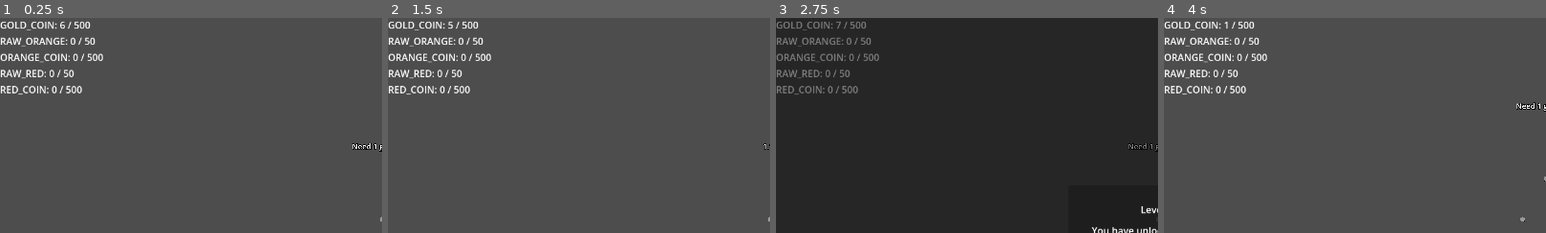
Above: before the commit, frames 1-4 (left to right).
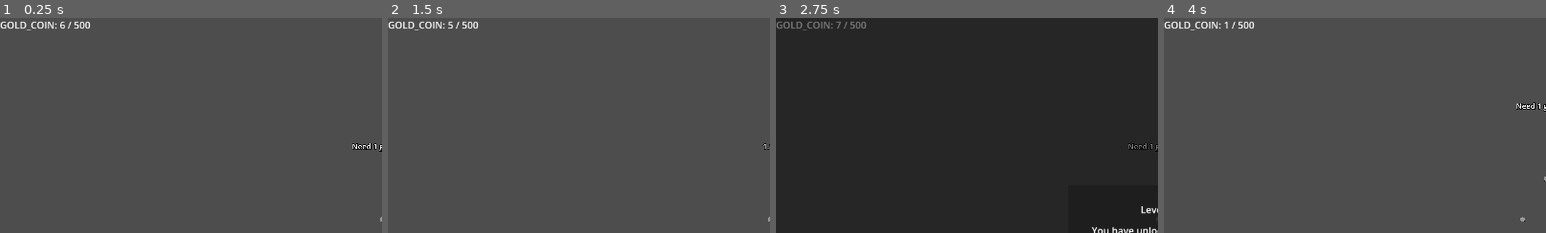
Above: after the commit, the same moments.

Repository: kjbrown-sandbox/pleenko
Game: Godot game, scene res://entities/main/main.tscn
Same seed, same stepped clock (60 frames per second), same inputs: the game is played once before the commit and once after it.
Inputs (mouse positions are % of the whole screen's width and height, from its top left):
- Up to frame 1 (0.25 s): no input
- Up to frame 2 (1.5 s): tap Enter at 0.5 s; move the mouse to (72, 45) at 0.52 s; hold Right (board_right) 0.53-1.28 s; hold Space (drop_coin) 0.53-1.28 s; click (72, 45) at 0.67 s; move the mouse to (30, 55) at 1.27 s; hold Left (board_left) from 1.28 s (still down); tap 1 (drop_unrefined) at 1.35 s
- Up to frame 3 (2.75 s): move the mouse to (60, 28) at 2.02 s; release Left (board_left) at 2.03 s; hold Right (board_right) from 2.03 s (still down); tap P at 2.1 s
- Up to frame 4 (4 s): release Right (board_right) at 2.75 s; click "Claim Reward" at 2.75 s; click "Add Rows — 6 gold (Lv 0)" at 3.5 s
The pictures show only the part of the screen within x 0-50%, y 0-50%; the shares and areas given below are measured in that part.

The runs differ from the first frame. In frame 1, 1.8% of the frame differs, in the area x 0-27%, y 8-36%; in frame 2, 1.8%; in frame 3, 1.5%; in frame 4, 1.8%.

Commit message:
Only show currencies if unlocked

Diff:
--- a/entities/board_manager/board_manager.gd
+++ b/entities/board_manager/board_manager.gd
@@ -78,6 +78,12 @@
 	board.board_rebuilt.connect(_on_board_rebuilt.bind(board))
 	_boards.append(board)
 
+func is_board_unlocked(type: Enums.BoardType) -> bool:
+	for board in _boards:
+		if board.board_type == type:
+			return true
+	return false
+
 
 func _on_currency_changed(type: Enums.CurrencyType, _new_balance: int, _new_cap: int) -> void:
 	match type:
--- a/entities/main/coin_values.gd
+++ b/entities/main/coin_values.gd
@@ -1,62 +1,85 @@
 extends VBoxContainer
 
 var _cap_buttons: Dictionary = {}  # CurrencyType -> Button
+var _visible_currencies: Array[Enums.CurrencyType] = [Enums.CurrencyType.GOLD_COIN]
+
+var _board_manager: BoardManager
 
 func _ready() -> void:
-   for currency_type in Enums.CurrencyType.values():
-      var row := HBoxContainer.new()
-      row.name = str(currency_type)
+	_board_manager = %BoardManager
+	_update_currencies()
 
-      var label := Label.new()
-      label.name = "Label"
-      var amount = CurrencyManager.get_balance(currency_type)
-      var cap = CurrencyManager.get_cap(currency_type)
-      var coin_name = Enums.CurrencyType.keys()[currency_type]
-      label.text = "%s: %d / %d" % [coin_name, amount, cap]
-      row.add_child(label)
+	CurrencyManager.currency_changed.connect(_on_currency_changed)
+	UpgradeManager.cap_raise_unlocked.connect(_on_cap_raise_unlocked)
 
-      # Add cap raise button (hidden until next board is unlocked)
-      if CurrencyManager.cap_raise_currency(currency_type) != -1:
-         var button := Button.new()
-         button.name = "CapButton"
-         button.focus_mode = Control.FOCUS_NONE
-         button.visible = false
-         button.pressed.connect(_on_cap_raise_pressed.bind(currency_type))
-         row.add_child(button)
-         _cap_buttons[currency_type] = button
-
-      add_child(row)
-
-   CurrencyManager.currency_changed.connect(_on_currency_changed)
-   UpgradeManager.cap_raise_unlocked.connect(_on_cap_raise_unlocked)
-
-   # Check if any cap raises are already available
-   _update_all_cap_buttons()
+	# Check if any cap raises are already available
+	_update_all_cap_buttons()
 
 
 func _on_currency_changed(type: Enums.CurrencyType, new_balance: int, cap: int) -> void:
-   var row = get_node(str(type))
-   var label = row.get_node("Label") as Label
-   var coin_name = Enums.CurrencyType.keys()[type]
-   label.text = "%s: %d / %d" % [coin_name, new_balance, cap]
-   _update_all_cap_buttons()
+	# Check if new currencies should become visible
+	if not _visible_currencies.has(type) and _is_board_for_coin_type_unlocked(type):
+		_visible_currencies.append(type)
+		_update_currencies()
+
+	# Update the label if this currency has a row
+	var row = find_child(str(type), false, false)
+	if row:
+		var label = row.get_node("Label") as Label
+		var coin_name = Enums.CurrencyType.keys()[type]
+		label.text = "%s: %d / %d" % [coin_name, new_balance, cap]
+		if new_balance >= cap:
+			label.add_color_override("font_color", Color(1, 0.15, 0.15))
+
+	_update_all_cap_buttons()
+
+
+func _is_board_for_coin_type_unlocked(coin_type: Enums.CurrencyType) -> bool:
+	match coin_type:
+		Enums.CurrencyType.ORANGE_COIN, Enums.CurrencyType.RAW_ORANGE:
+			return _board_manager.is_board_unlocked(Enums.BoardType.ORANGE)
+		Enums.CurrencyType.RED_COIN, Enums.CurrencyType.RAW_RED:
+			return _board_manager.is_board_unlocked(Enums.BoardType.RED)
+		_:
+			return true
+
+
+func _update_currencies() -> void:
+	# Clear existing rows
+	for child in get_children():
+		child.queue_free()
+
+	# Rebuild from _visible_currencies
+	for currency_type in _visible_currencies:
+		var row := HBoxContainer.new()
+		row.name = str(currency_type)
+
+		var label := Label.new()
+		label.name = "Label"
+		var amount = CurrencyManager.get_balance(currency_type)
+		var cap = CurrencyManager.get_cap(currency_type)
+		var coin_name = Enums.CurrencyType.keys()[currency_type]
+		label.text = "%s: %d / %d" % [coin_name, amount, cap]
+		row.add_child(label)
+
+		add_child(row)
 
 
 func _on_cap_raise_unlocked(_board_type: Enums.BoardType) -> void:
-   _update_all_cap_buttons()
+	_update_all_cap_buttons()
 
 
 func _on_cap_raise_pressed(type: Enums.CurrencyType) -> void:
-   CurrencyManager.buy_cap_raise(type)
+	CurrencyManager.buy_cap_raise(type)
 
 
 func _update_all_cap_buttons() -> void:
-   for currency_type in _cap_buttons:
-      var button: Button = _cap_buttons[currency_type]
-      var board: int = CurrencyManager.cap_raise_board(currency_type)
-      button.visible = board != -1 and UpgradeManager.is_cap_raise_available(board)
-      if button.visible:
-         var cost := CurrencyManager.get_cap_raise_cost(currency_type)
-         var raise_amount := CurrencyManager.cap_raise_amount(currency_type)
-         button.text = "+%d (%d)" % [raise_amount, cost]
-         button.disabled = not CurrencyManager.can_buy_cap_raise(currency_type)
+	for currency_type in _cap_buttons:
+		var button: Button = _cap_buttons[currency_type]
+		var board: int = CurrencyManager.cap_raise_board(currency_type)
+		button.visible = board != -1 and UpgradeManager.is_cap_raise_available(board)
+		if button.visible:
+			var cost := CurrencyManager.get_cap_raise_cost(currency_type)
+			var raise_amount := CurrencyManager.cap_raise_amount(currency_type)
+			button.text = "+%d (%d)" % [raise_amount, cost]
+			button.disabled = not CurrencyManager.can_buy_cap_raise(currency_type)
